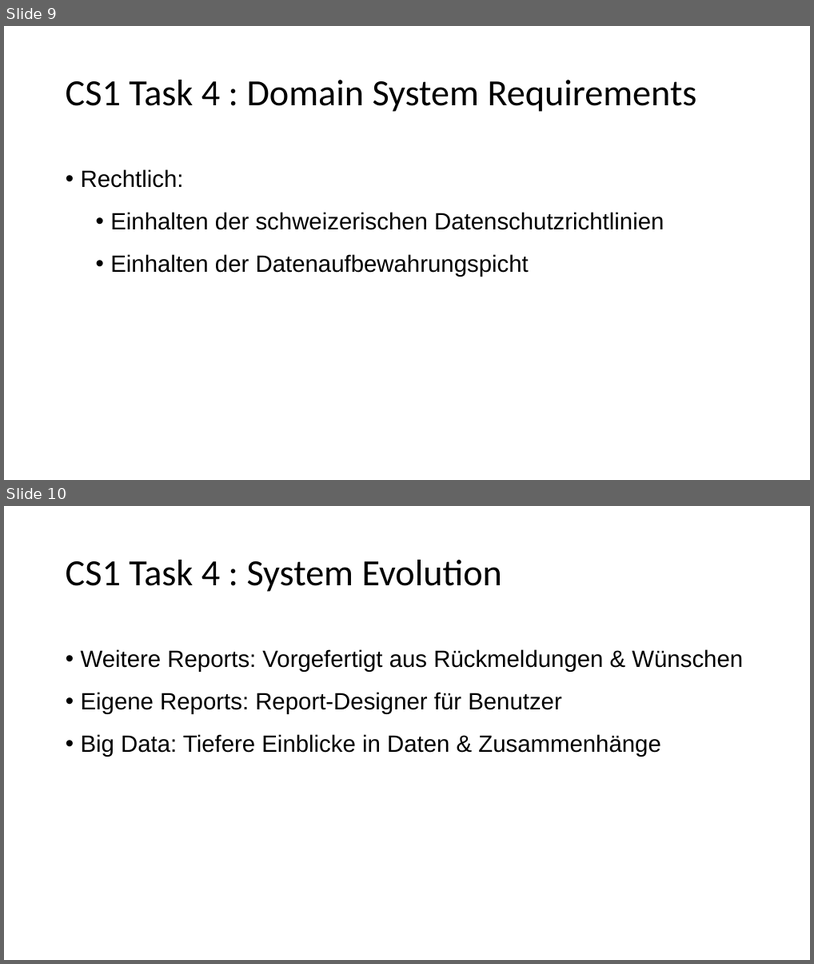
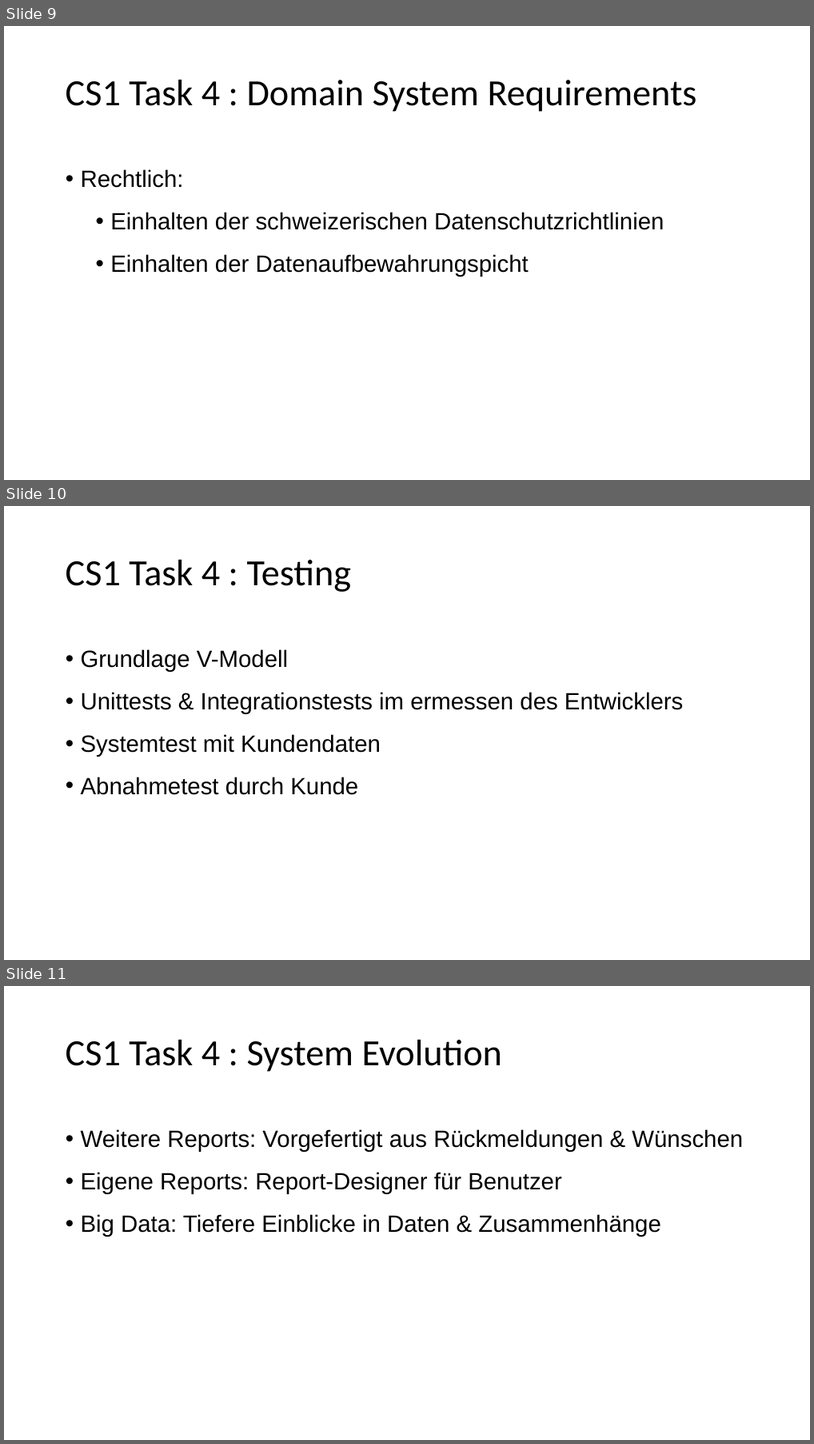
Before and after one commit to s-thoeni/ch.bfh.bti7081.s2016.white, a slide deck: doc/task04/cs1_task04_Requirements-Specification.pptx. Shown one above the other, each under a label of ours: slides 9 and 10 before the commit, slides 9, 10 and 11 after it. The pictures are 814x964 and 814x1444 pixels, drawn with LibreOffice and Linux fonts; fonts in the diff are those of the drawing. Boxes give left, top, right and bottom in pixels: in the first picture for what was removed or moved away, otherwise in the second. Text is boxed around its words. In the diff, an @@ line names an element or a change of style, - is before the commit and + after.

Commit message:
Changes in presentation

```diff
--- a/doc/task04/cs1_task04_Requirements-Specification.pptx
+++ b/doc/task04/cs1_task04_Requirements-Specification.pptx
@@ slide 10 added at (4,506,810,960), background #FFFFFF @@
@@ text added at (66,560,352,592), 44 pt, text #000000 @@
+CS1 Task 4 : Testing
@@ text added at (81,649,684,795), 28 pt, text #000000 @@
+• Grundlage V-Modell
+• Unittests & Integrationstests im ermessen des Entwicklers
+• Systemtest mit Kundendaten
+• Abnahmetest durch Kunde
@@ what was slide 10 is now slide 11 @@
```
